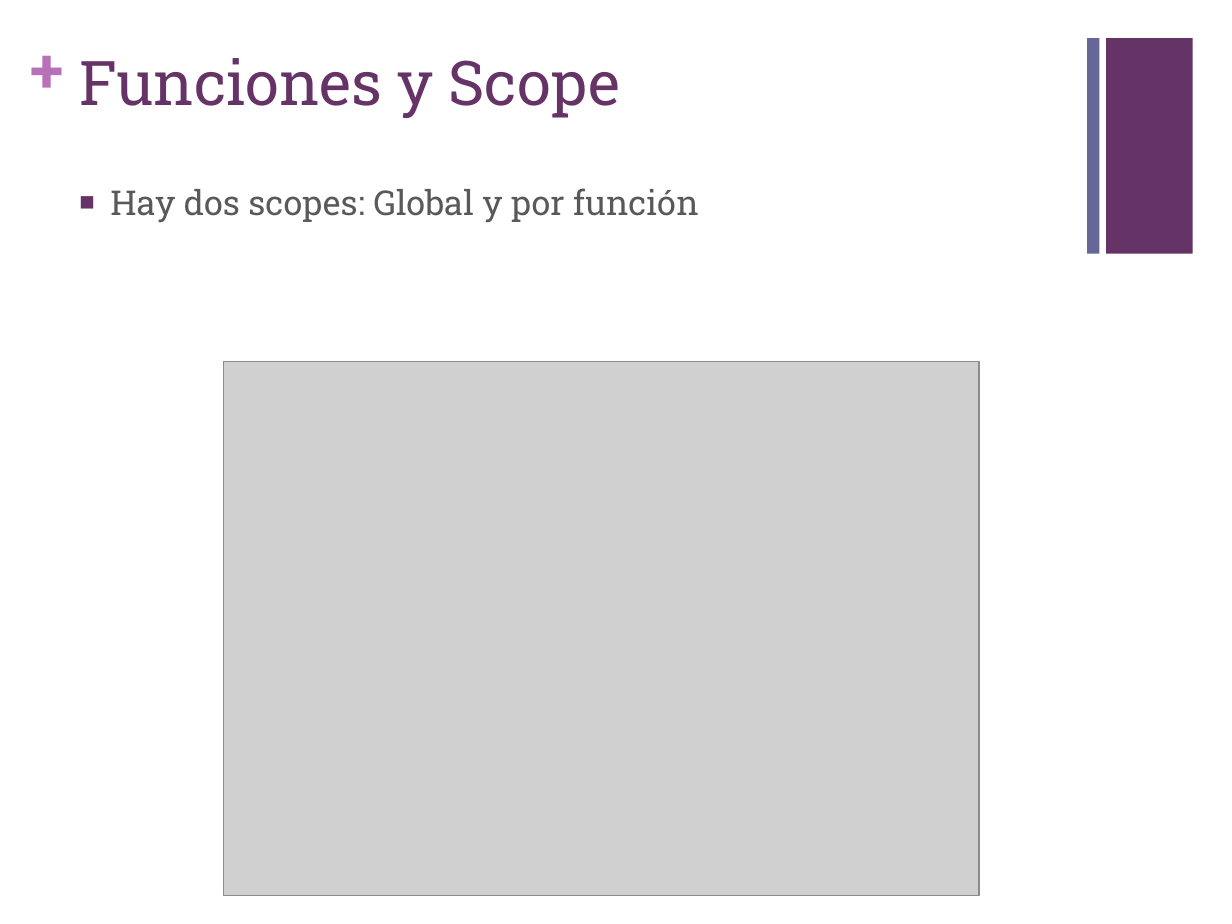
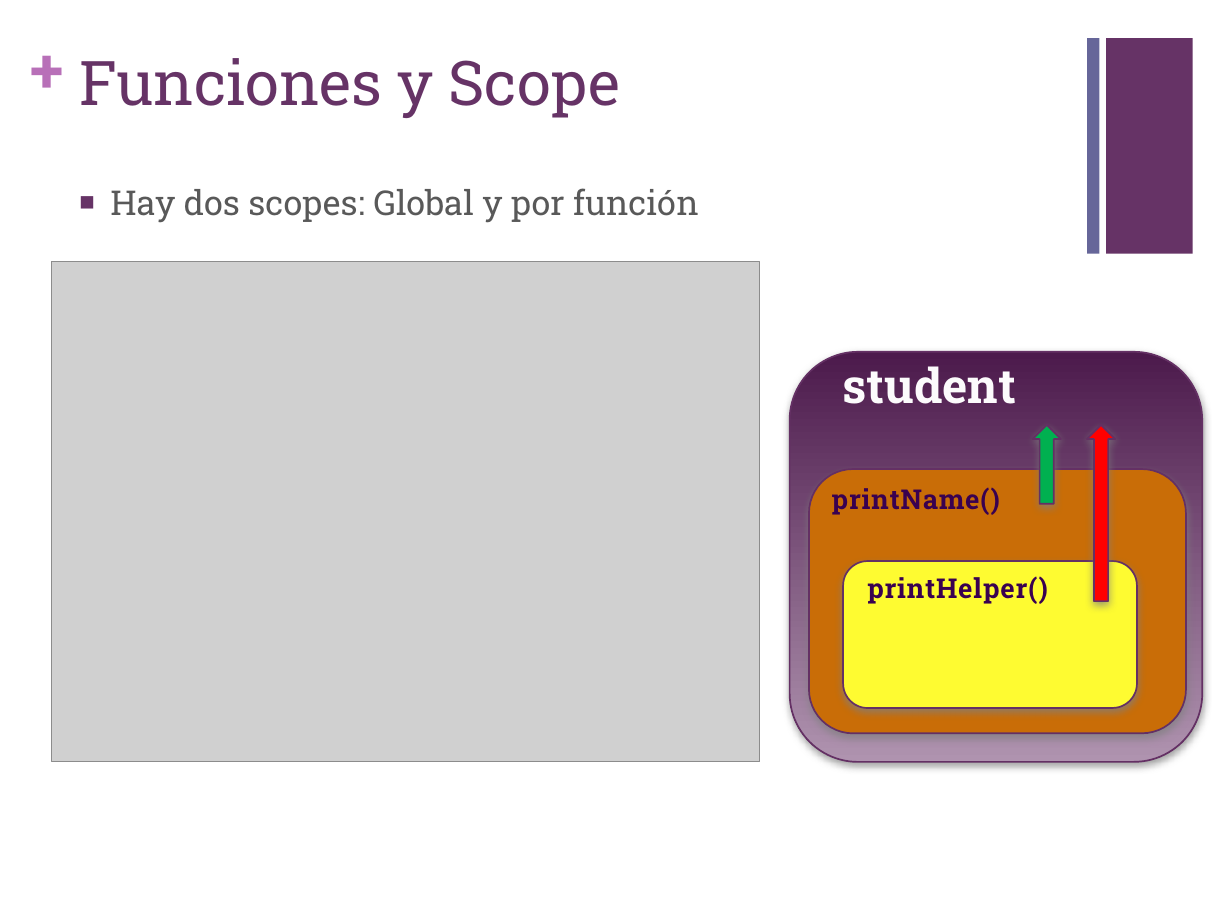
Before and after one commit to v1ct0rv/TallerJavascript, a slide deck: slide 19 of 02-Introduccion-Javascript/Javascript101.pptx. Drawn at 1232x924 pixels with LibreOffice and Linux fonts; fonts in the diff are those of the drawing; grey boxes stand for pictures. Boxes give left, top, right and bottom in pixels: in the first picture for what was removed or moved away, otherwise in the second. Text is boxed around its words. In the diff, an @@ line names an element or a change of style, - is before the commit and + after.

```diff
--- a/02-Introduccion-Javascript/Javascript101.pptx
+++ b/02-Introduccion-Javascript/Javascript101.pptx
@@ picture: place and size @@
-picture at [223, 361, 979, 894]
+picture at [52, 261, 760, 761]
@@ rounded rectangle added at [790, 352, 1202, 763], fill gradient #4D1A4D to #AF94AF, outline #653165 1 pt @@
@@ text added at [843, 366, 1017, 404], 28 pt, text #FCFCFC, bold @@
+student
@@ down arrow added at [1032, 425, 1061, 504], fill #00B050, outline #653165 1 pt @@
@@ down arrow added at [1087, 425, 1115, 601], fill #FF0000, outline #653165 1 pt @@
@@ rounded rectangle added at [809, 469, 1186, 734], fill #C96D07, outline #653165 1 pt @@
@@ text added at [832, 488, 1000, 515], 16 pt, text gradient #390150 to #280039, bold @@
+printName()
@@ rounded rectangle added at [843, 561, 1137, 707], fill #FEFB31, outline #653165 1 pt @@
@@ text added at [867, 576, 1048, 604], 16 pt, text gradient #390150 to #280039, bold @@
+printHelper()
```
Also in this commit, not shown: 3 other slides changed, 2 other files.
